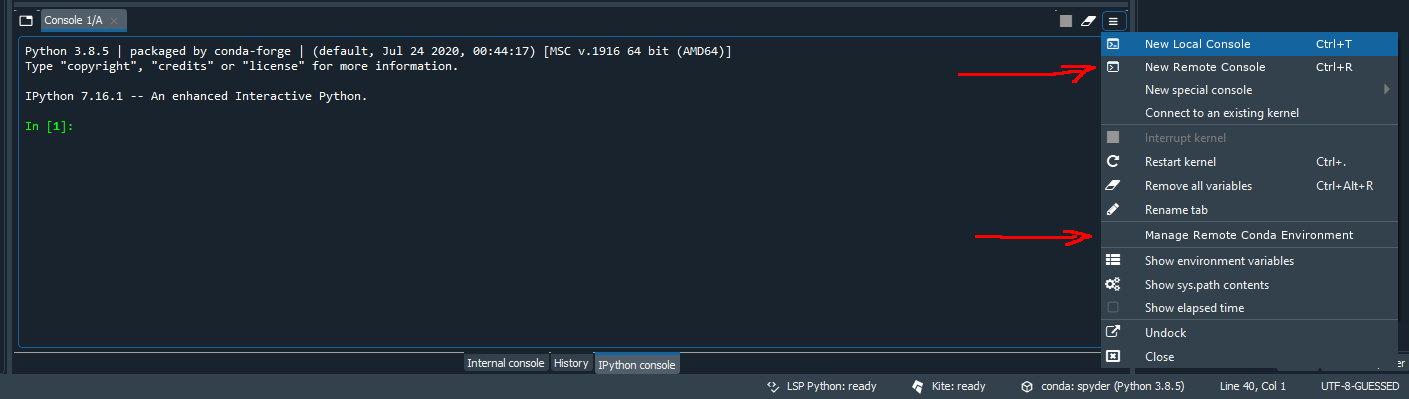
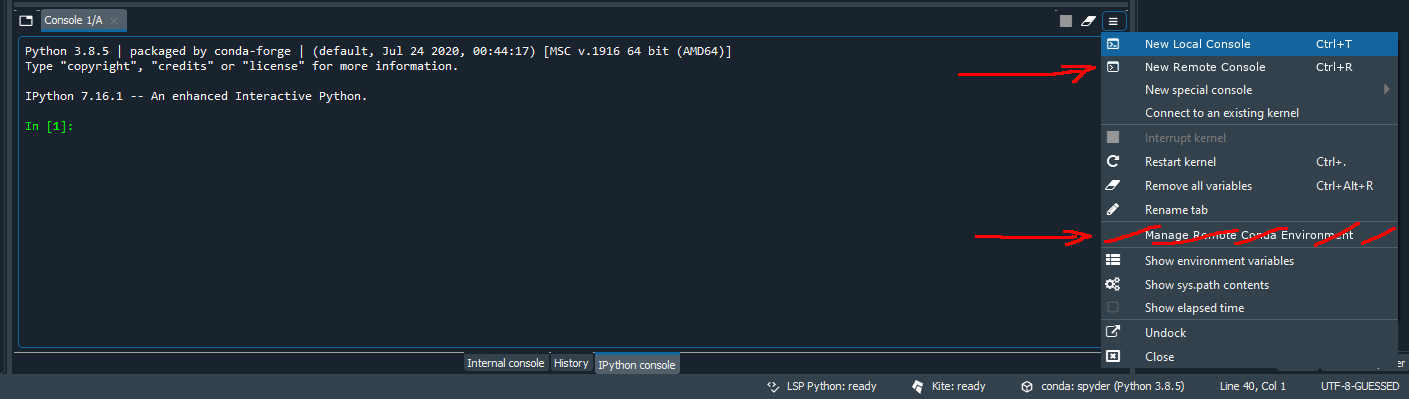
Before/after of a 1409×399 layered artwork. What changed in the layer stack:
added layer "Layer" above "Diameter #1" over [1104, 222, 1396, 247]
